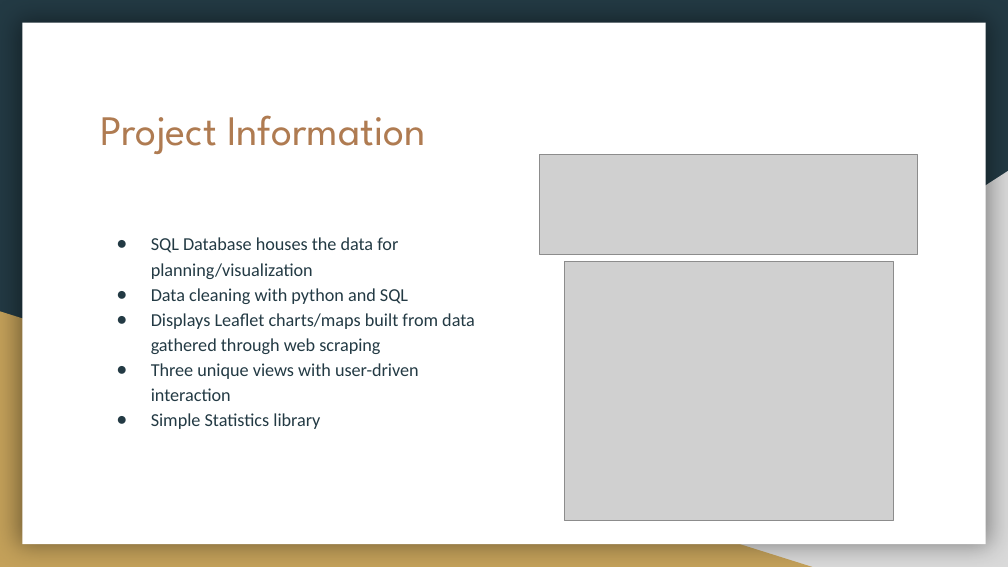
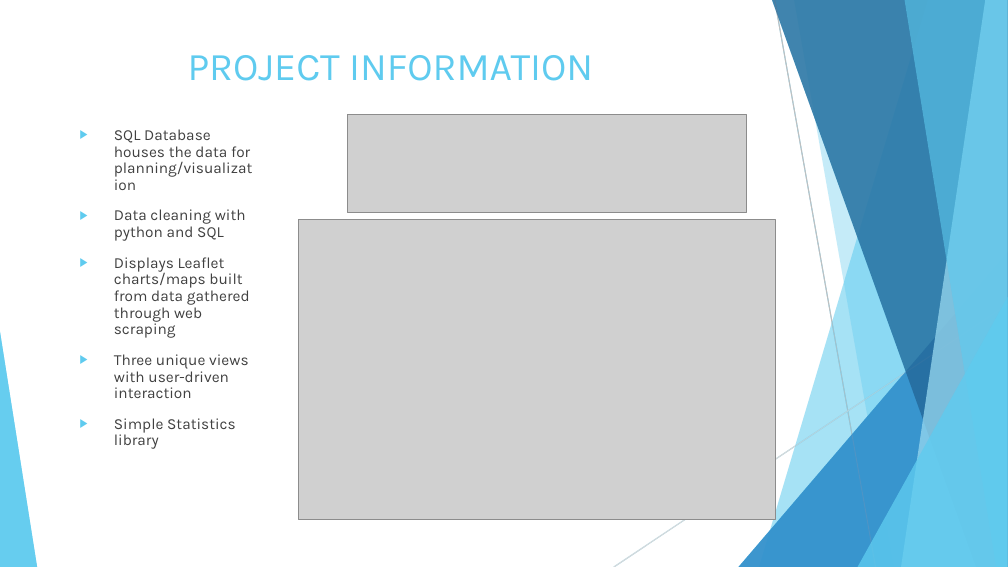
Before and after one commit to nelsonalb/World_Population-Project-3, a slide deck: slide 3 of Project 3- World Data Population.pptx. Drawn at 1008x567 pixels with LibreOffice and Linux fonts; fonts in the diff are those of the drawing; grey boxes stand for pictures. Boxes give left, top, right and bottom in pixels: in the first picture for what was removed or moved away, otherwise in the second. Text is boxed around its words. In the diff, an @@ line names an element or a change of style, - is before the commit and + after.

```diff
--- a/Project 3- World Data Population.pptx
+++ b/Project 3- World Data Population.pptx
@@ background #233A44 to #FFFFFF @@
@@ rectangle removed at (x1=22, y1=23, x2=986, y2=544) @@
@@ title "PROJECT INFORMATION" at (x1=188, y1=55, x2=593, y2=81): vertical alignment top to middle @@
@@ title at (x1=188, y1=55, x2=593, y2=81): text changed; size 30 to 28 pt; font League Spartan to Karla; text colour #AF7B51 to #5FCBEF @@
-Project Information
+PROJECT INFORMATION
@@ picture resized from (x1=539, y1=154, x2=917, y2=254) to (x1=347, y1=114, x2=746, y2=213) @@
@@ text "SQL Database houses the data ..." moved from (x1=151, y1=237, x2=475, y2=429) to (x1=114, y1=129, x2=252, y2=449) @@
@@ text "SQL Database houses the data ..." at (x1=114, y1=129, x2=252, y2=449): size 13 to 11 pt, font Calibri to Karla, text colour #233A44 to #404040; bullet ● to ▶; line spacing 1.15 to 0.9; more space between paragraphs; bullet colour #233A44 to #5FCBEF @@
@@ right triangle removed at (x1=395, y1=171, x2=1008, y2=567) @@
@@ picture resized from (x1=564, y1=262, x2=893, y2=521) to (x1=298, y1=219, x2=775, y2=519) @@
@@ right triangle removed at (x1=0, y1=311, x2=812, y2=567) @@
@@ group added at (x1=0, y1=0, x2=1008, y2=567): 5 freeform shapes, 3 triangles, 2 lines @@
@@ group added at (x1=0, y1=0, x2=1008, y2=567): 5 freeform shapes, 3 triangles, 2 lines @@
```
Also in this commit, not shown: 6 other slides changed, 1 slide added, 1 slide removed.
